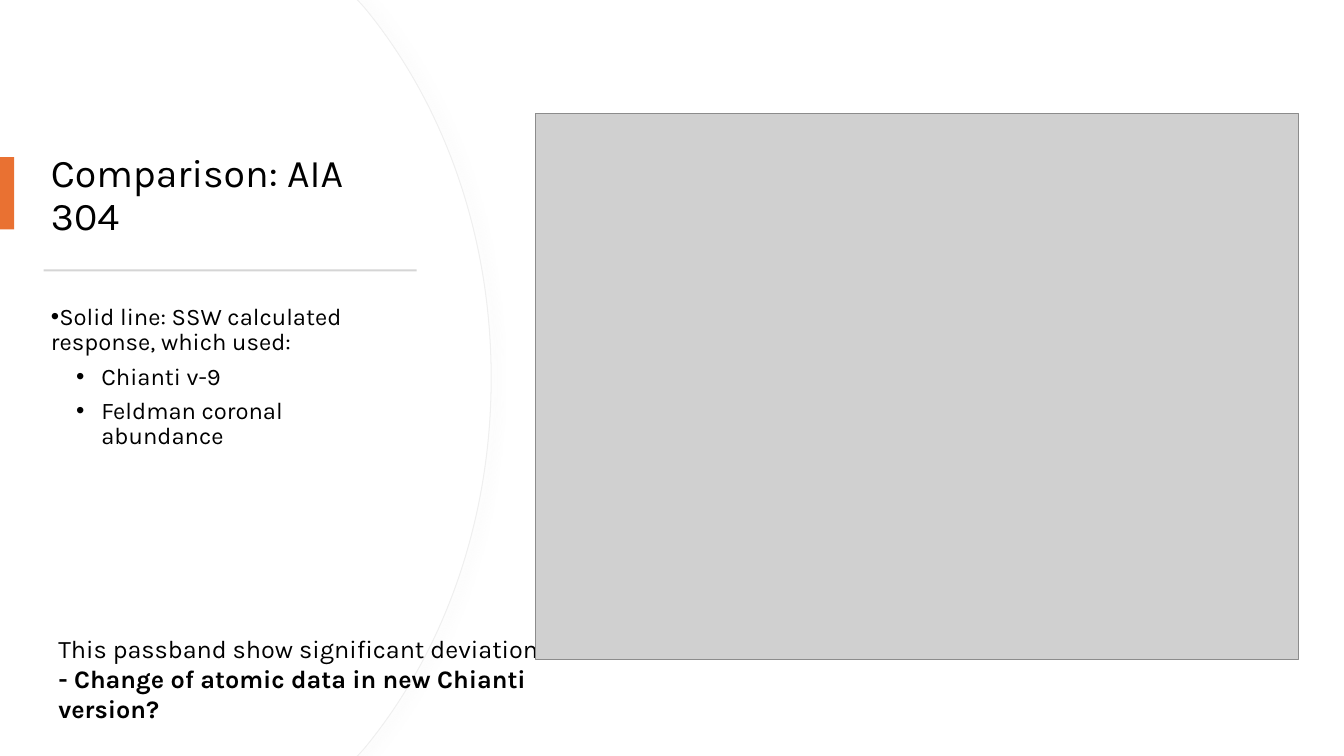
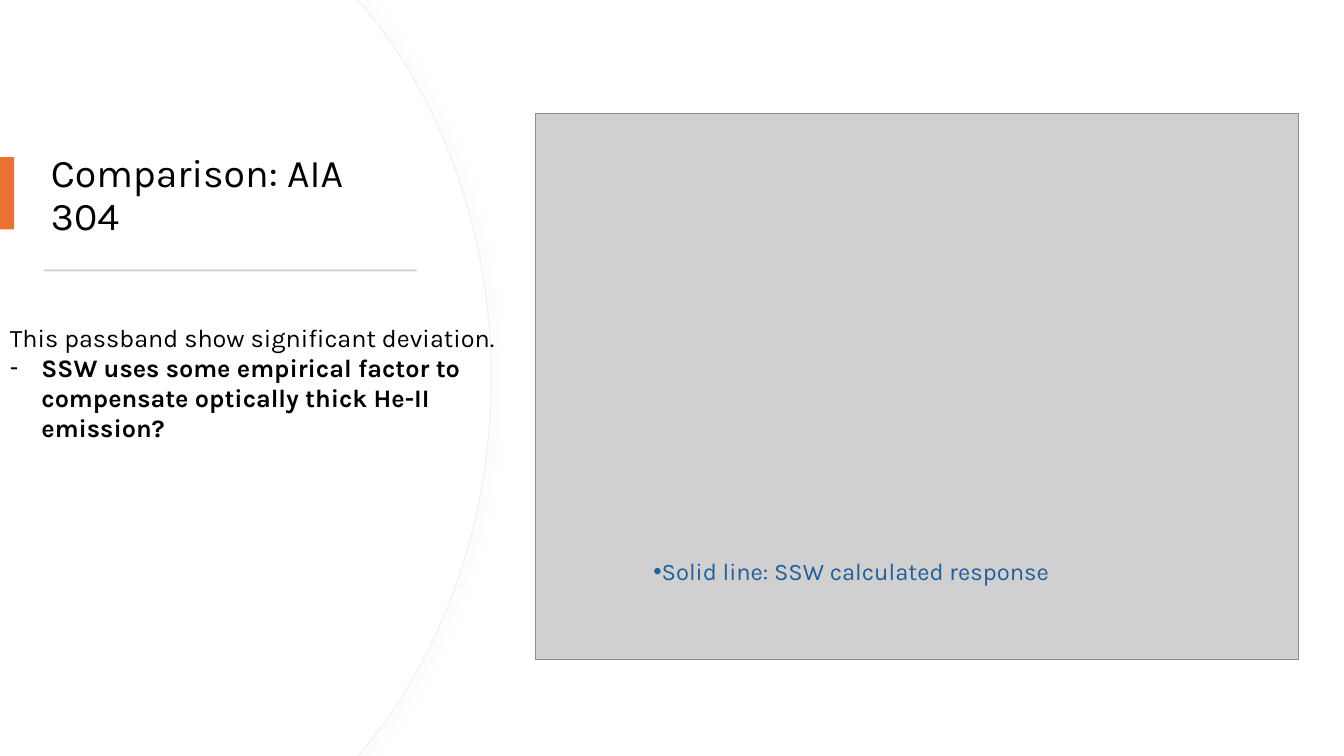
Before and after one commit to biswajitmb/Chianti_AIA_response, a slide deck: slide 7 of AIA_response_functions.pptx. Drawn at 1344x756 pixels with LibreOffice and Linux fonts; fonts in the diff are those of the drawing; grey boxes stand for pictures. Boxes give left, top, right and bottom in pixels: in the first picture for what was removed or moved away, otherwise in the second. Text is boxed around its words. In the diff, an @@ line names an element or a change of style, - is before the commit and + after.

Commit message:
added degradation corrected responses for ISWAT AR

```diff
--- a/AIA_response_functions.pptx
+++ b/AIA_response_functions.pptx
@@ text "This passband show significant deviation.": place and size @@
-text "This passband show significant deviation." at (58,635,542,694)
+text "This passband show significant deviation." at (10,329,494,438)
@@ text removed at (51,308,341,445) @@
-• Solid line: SSW calculated response, which used:
-  • Chianti v-9
-  • Feldman coronal abundance
@@ text at (41,359,460,438): text changed @@
-- Change of atomic data in new Chianti version?
+– SSW uses some empirical factor to compensate optically thick He-II emission?
@@ text added at (662,563,1048,586), 17 pt, text #215F9A @@
+• Solid line: SSW calculated response
```
Also in this commit, not shown: 7 other slides changed, 13 other files.
